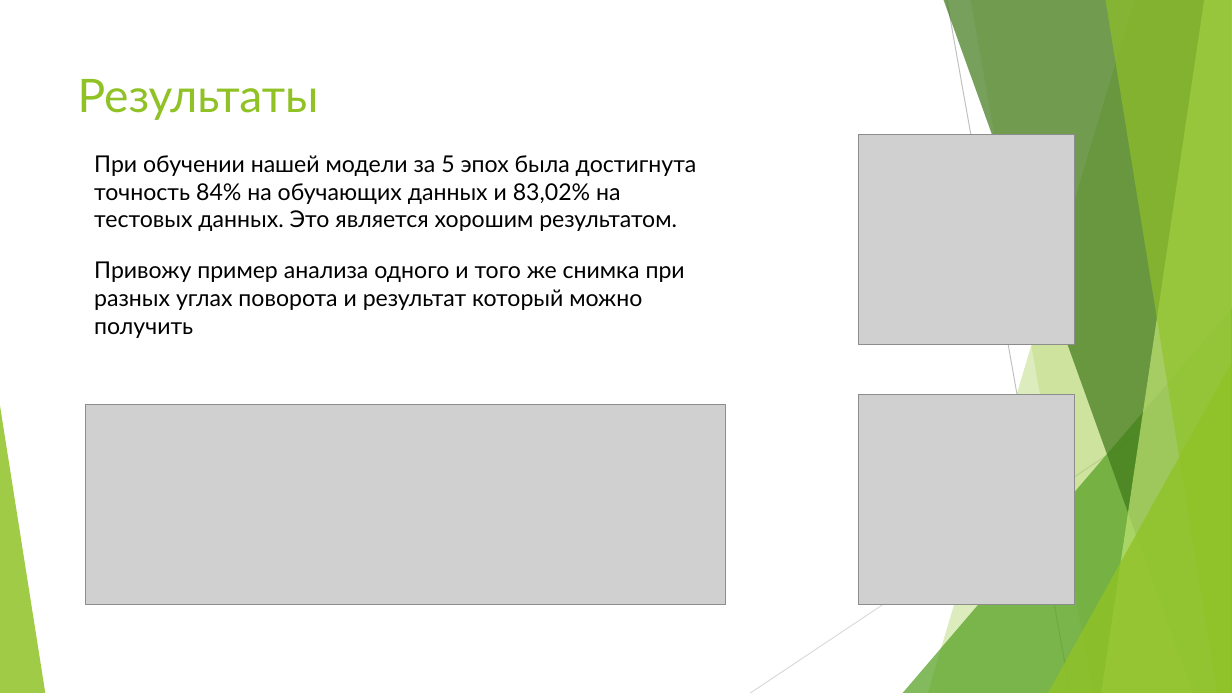
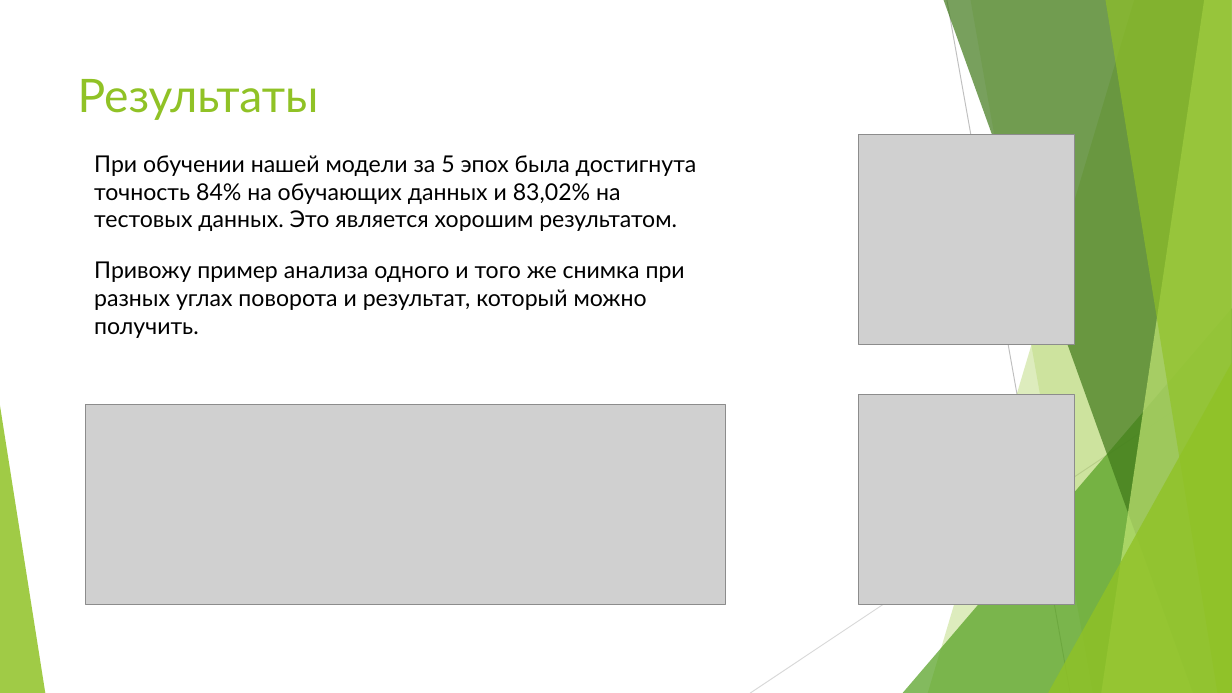
Before and after one commit to edjackster/Diploma, a slide deck: slide 4 of Практка.pptx. Drawn at 1232x693 pixels with LibreOffice and Linux fonts; fonts in the diff are those of the drawing; grey boxes stand for pictures. Boxes give left, top, right and bottom in pixels: in the first picture for what was removed or moved away, otherwise in the second. Text is boxed around its words. In the diff, an @@ line names an element or a change of style, - is before the commit and + after.

Commit message:
fix presentations

```diff
--- a/Практка.pptx
+++ b/Практка.pptx
@@ text at (94,261,685,338): text changed @@
-Привожу пример анализа одного и того же снимка при разных углах поворота и результат который можно получить
+Привожу пример анализа одного и того же снимка при разных углах поворота и результат, который можно получить.
```
Also in this commit, not shown: 1 other file.
